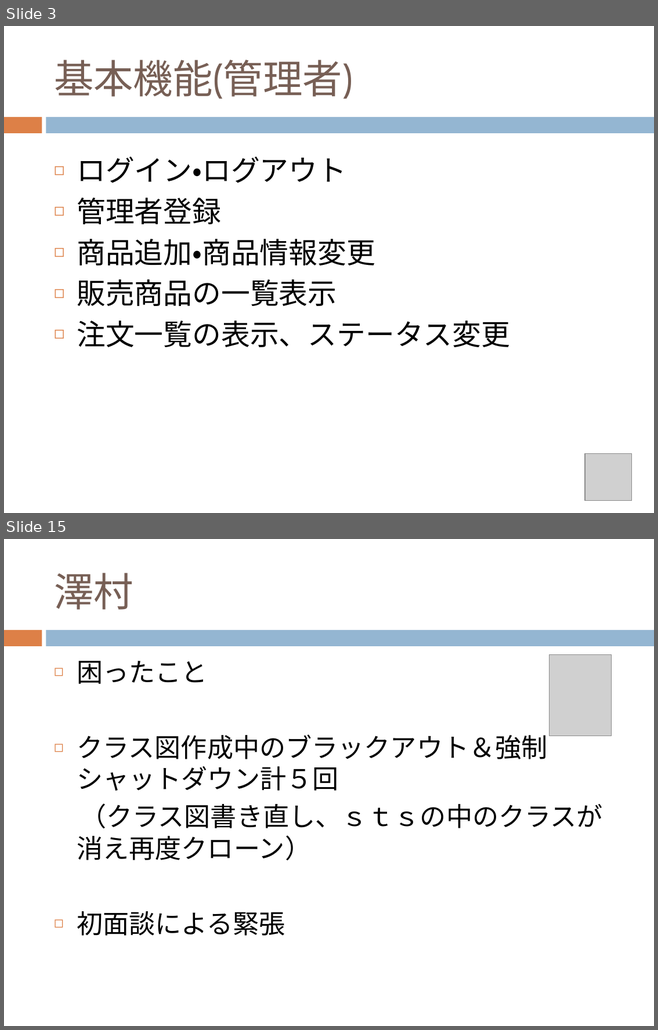
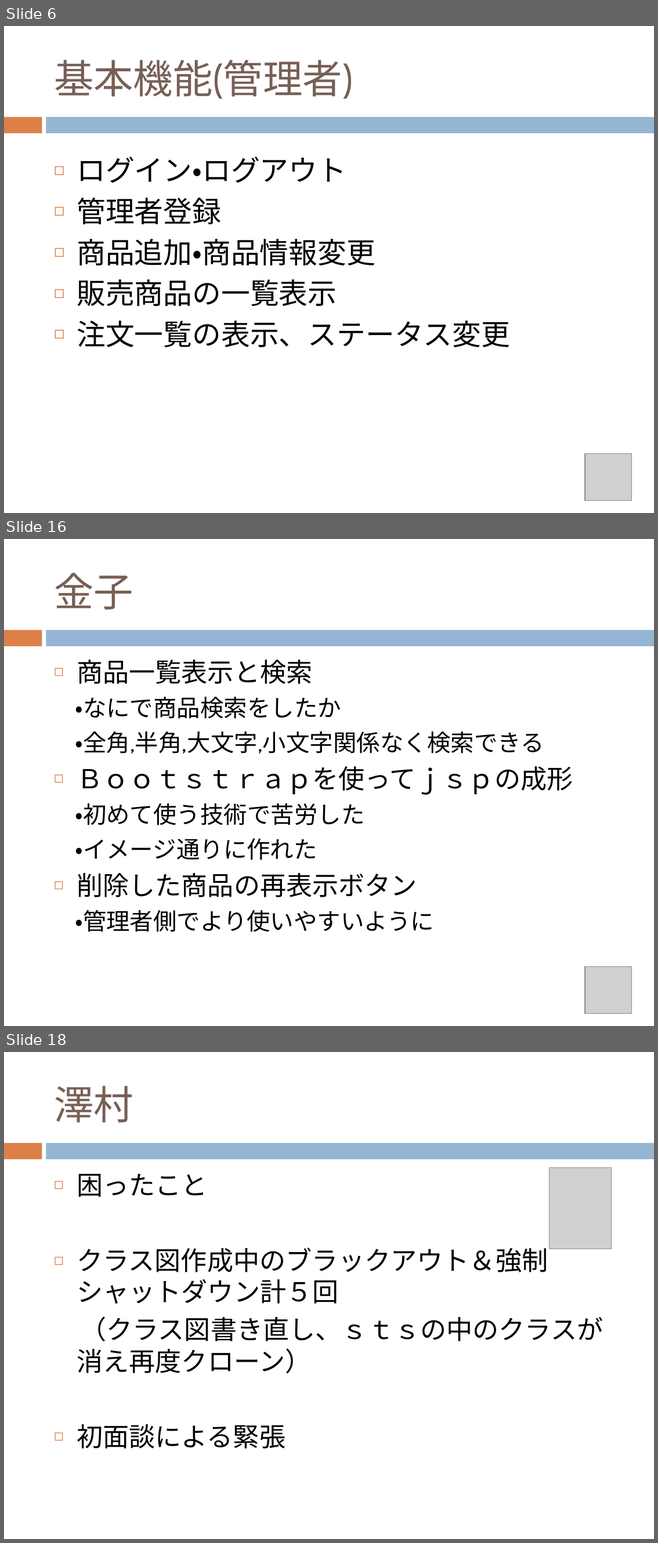
Before and after one commit to chocomegane/springC, a slide deck: document/ECサイト.pptx. Shown one above the other, each under a label of ours: slides 3 and 15 before the commit, slides 6, 16 and 18 after it; the slides between them are not shown. The pictures are 658x1030 and 658x1543 pixels, drawn with LibreOffice and Linux fonts; fonts in the diff are those of the drawing; grey boxes stand for pictures. Boxes give left, top, right and bottom in pixels: in the first picture for what was removed or moved away, otherwise in the second. Text is boxed around its words. In the diff, an @@ line names an element or a change of style, - is before the commit and + after.

```diff
--- a/document/ECサイト.pptx
+++ b/document/ECサイト.pptx
@@ slide 16 added at (4, 539, 654, 1026), background #FFFFFF; not listed: 2 template elements that a slide beside it also shows @@
@@ title added at (54, 573, 133, 610), 44 pt, text #775F55 @@
+金子
@@ text added at (75, 660, 572, 932), 26 pt, text #000000 @@
+◻ 商品一覧表示と検索
+・なにで商品検索をしたか
+・全角,半角,大文字,小文字関係なく検索できる
+◻ Ｂｏｏｔｓｔｒａｐを使ってｊｓｐの成形
+・初めて使う技術で苦労した
+・イメージ通りに作れた
+◻ 削除した商品の再表示ボタン
+・管理者側でより使いやすいように
@@ picture added at (585, 966, 632, 1013) @@
@@ what was slide 3 is now slide 6 @@
@@ what was slide 15 is now slide 18 @@
```
Also in this commit, not shown: 4 slides changed, 14 other slides added, 9 slides removed.
